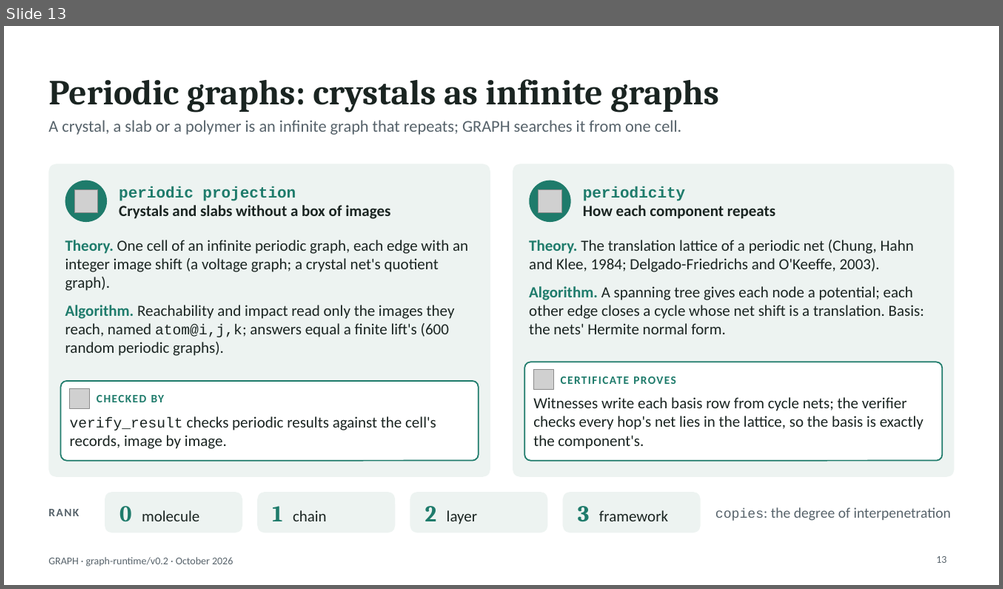
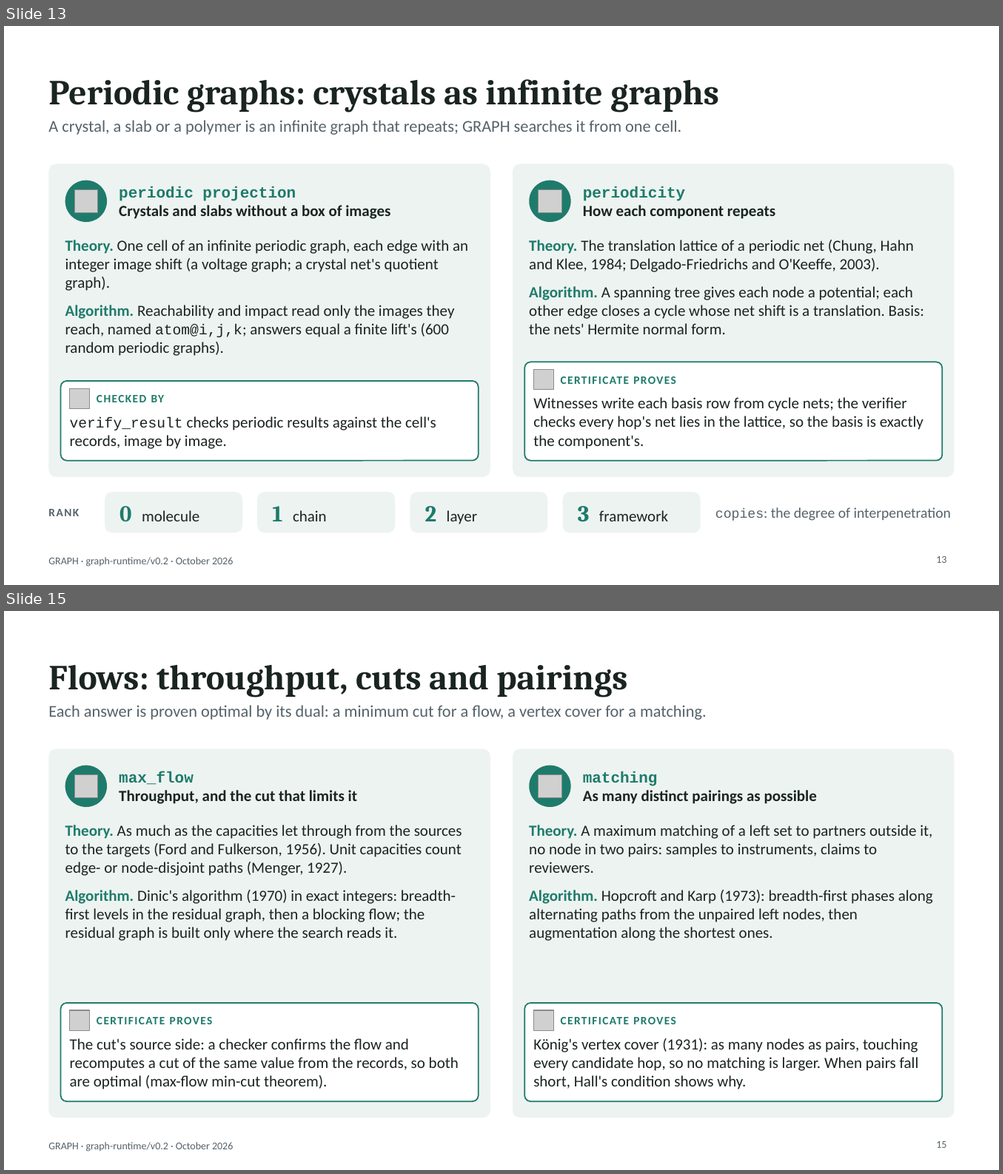
Before and after one commit to hlxin/graph, a slide deck: docs/GRAPH_slides.pptx. Shown one above the other, each under a label of ours: slide 13 before the commit, slides 13 and 15 after it; the slides between them are not shown. The pictures are 1003x589 and 1003x1174 pixels, drawn with LibreOffice and Linux fonts; fonts in the diff are those of the drawing; grey boxes stand for pictures. Boxes give left, top, right and bottom in pixels: in the first picture for what was removed or moved away, otherwise in the second. Text is boxed around its words. In the diff, an @@ line names an element or a change of style, - is before the commit and + after.

```diff
--- a/docs/GRAPH_slides.pptx
+++ b/docs/GRAPH_slides.pptx
@@ slide 15 added at (4,611,999,1170), background #FFFFFF; not listed: 1 template element that a slide beside it also shows @@
@@ title added at (48,665,627,697), 34 pt, text #1A2421, bold @@
+Flows: throughput, cuts and pairings
@@ text added at (48,705,706,720), 16 pt, text #56626A @@
+Each answer is proven optimal by its dual: a minimum cut for a flow, a vertex cover for a matching.
@@ rounded rectangle added at (48,749,490,1119), fill #EDF3F1 @@
@@ ellipse added at (65,766,107,807), fill #1E7B6B @@
@@ rounded rectangle added at (513,749,955,1119), fill #EDF3F1 @@
@@ ellipse added at (529,766,571,807), fill #1E7B6B @@
@@ picture added at (74,775,97,797) @@
@@ text added at (119,772,357,804), 15 pt, text #1A2421, bold @@
+max_flow
+Throughput, and the cut that limits it
@@ picture added at (538,775,561,797) @@
@@ text added at (583,772,817,804), 15 pt, text #1A2421, bold @@
+matching
+As many distinct pairings as possible
@@ text added at (65,825,462,941), 15 pt, text #1A2421 @@
+Theory. As much as the capacities let through from the sources to the targets (Ford and Fulkerson, 1956). Unit capacities count edge- or node-disjoint paths (Menger, 1927).
+Algorithm. Dinic's algorithm (1970) in exact integers: breadth-first levels in the residual graph, then a blocking flow; the residual graph is built only where the search reads it.
@@ text added at (529,825,933,941), 15 pt, text #1A2421 @@
+Theory. A maximum matching of a left set to partners outside it, no node in two pairs: samples to instruments, claims to reviewers.
+Algorithm. Hopcroft and Karp (1973): breadth-first phases along alternating paths from the unpaired left nodes, then augmentation along the shortest ones.
@@ rounded rectangle added at (61,1003,478,1102), fill #FFFFFF, outline #1E7B6B 1.25 pt @@
@@ rounded rectangle added at (525,1003,942,1102), fill #FFFFFF, outline #1E7B6B 1.25 pt @@
@@ picture added at (70,1011,90,1031) @@
@@ text added at (96,1017,213,1025), 11 pt, text #1E7B6B, bold @@
+CERTIFICATE PROVES
@@ picture added at (534,1011,554,1031) @@
@@ text added at (560,1017,676,1025), 11 pt, text #1E7B6B, bold @@
+CERTIFICATE PROVES
@@ text added at (70,1039,458,1090), 15 pt, text #1A2421 @@
+The cut's source side: a checker confirms the flow and recomputes a cut of the same value from the records, so both are optimal (max-flow min-cut theorem).
@@ text added at (533,1039,919,1090), 15 pt, text #1A2421 @@
+König's vertex cover (1931): as many nodes as pairs, touching every candidate hop, so no matching is larger. When pairs fall short, Hall's condition shows why.
@@ page number added at (936,1142,946,1148), 10 pt, text #56626A @@
+15
```
Also in this commit, not shown: 9 slides changed, 3 other files.
